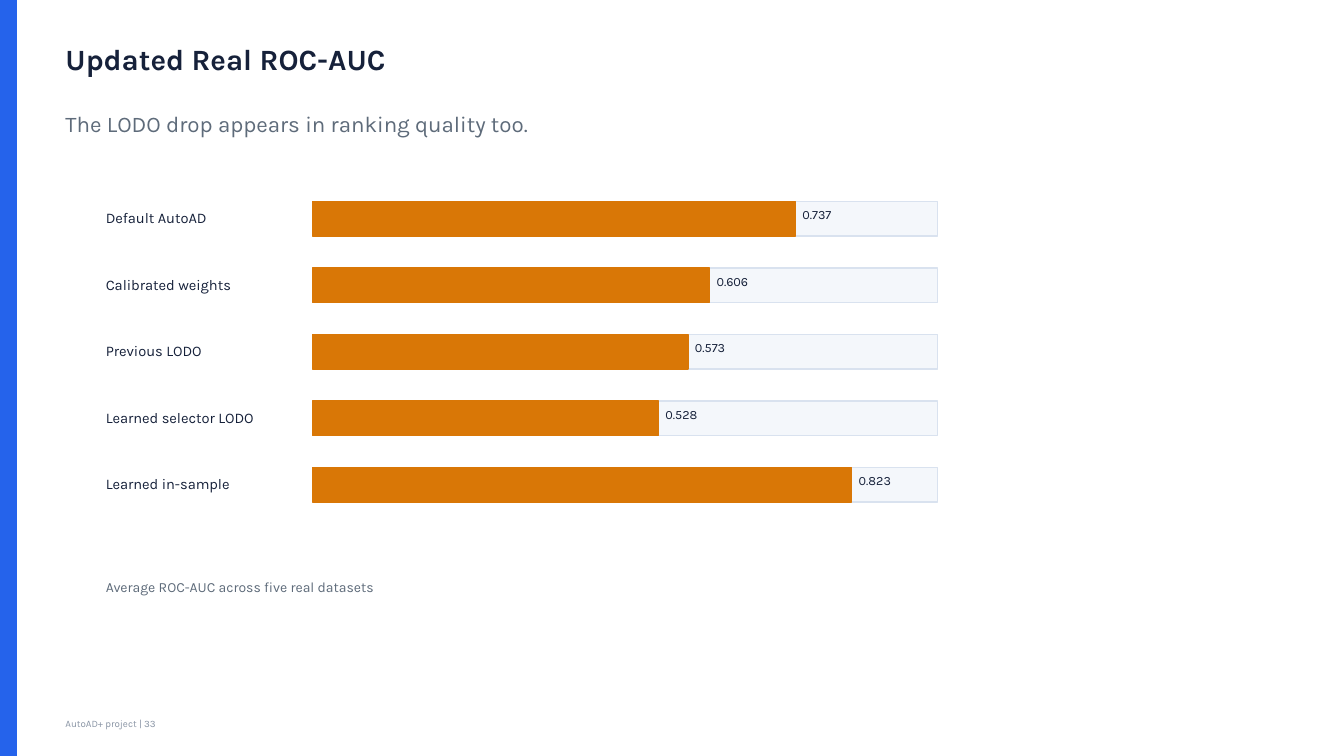
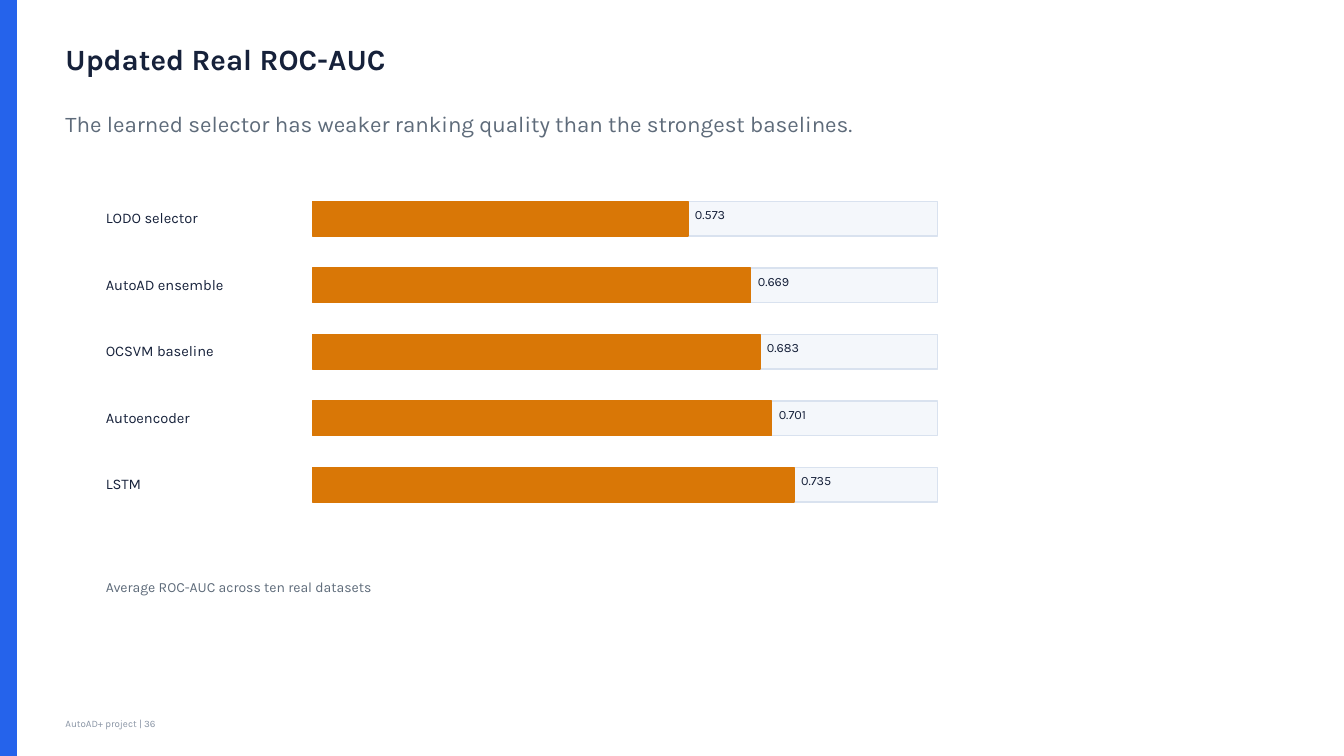
Before and after one commit to 02deno/Automated-Anomaly-Detection-Project, a slide deck: slide 36 of output/presentations/AutoAD_Project_Presentation_updated.pptx (slide 33 before the commit). Drawn at 1344x756 pixels with LibreOffice and Linux fonts; fonts in the diff are those of the drawing. Boxes give left, top, right and bottom in pixels: in the first picture for what was removed or moved away, otherwise in the second. Text is boxed around its words. In the diff, an @@ line names an element or a change of style, - is before the commit and + after.

Commit message:
Add new result CSV files for leave-one-dataset-out analysis and model comparisons after merging datasets
- Created `leave_one_dataset_out_after_merge.csv` to store results of leave-one-out experiments.
- Added `merge_impact_lodo_comparison.csv` to compare average metrics before and after merging datasets.
- Introduced `real_data_expanded_model_comparison_after_merge.csv` for model performance metrics on real data post-merge.
- Added `real_data_expanded_summary_after_merge.csv` to summarize detailed results of various models on real datasets after merging.

```diff
--- a/output/presentations/AutoAD_Project_Presentation_updated.pptx
+++ b/output/presentations/AutoAD_Project_Presentation_updated.pptx
@@ text at (65, 116, 852, 138): text changed @@
-The LODO drop appears in ranking quality too.
+The learned selector has weaker ranking quality than the strongest baselines.
@@ rectangle: place and size @@
-rectangle at (313, 202, 796, 236)
+rectangle at (313, 202, 688, 236)
@@ text at (106, 213, 198, 223): text changed @@
-Default AutoAD
+LODO selector
@@ text at (695, 211, 725, 219): text changed @@
-0.737
+0.573
@@ rectangle: place and size @@
-rectangle at (313, 268, 710, 302)
+rectangle at (313, 268, 751, 302)
@@ text at (106, 280, 223, 290): text changed @@
-Calibrated weights
+AutoAD ensemble
@@ text at (758, 278, 789, 286): text changed @@
-0.606
+0.669
@@ text at (106, 346, 214, 356): text changed @@
-Previous LODO
+OCSVM baseline
@@ rectangle: place and size @@
-rectangle at (313, 335, 688, 369)
+rectangle at (313, 335, 760, 369)
@@ text at (767, 344, 799, 352): text changed @@
-0.573
+0.683
@@ text at (106, 413, 190, 423): text changed @@
-Learned selector LODO
+Autoencoder
@@ rectangle: place and size @@
-rectangle at (313, 401, 658, 436)
+rectangle at (313, 401, 772, 436)
@@ text at (779, 411, 806, 419): text changed @@
-0.528
+0.701
@@ text at (106, 479, 141, 489): text changed @@
-Learned in-sample
+LSTM
@@ rectangle: place and size @@
-rectangle at (313, 468, 852, 502)
+rectangle at (313, 468, 795, 502)
@@ text at (801, 477, 831, 485): text changed @@
-0.823
+0.735
@@ text at (106, 582, 371, 596): text changed @@
-Average ROC-AUC across five real datasets
+Average ROC-AUC across ten real datasets
```
Also in this commit, not shown: 10 other slides changed, 7 slides added, 5 slides removed, 7 other files.
